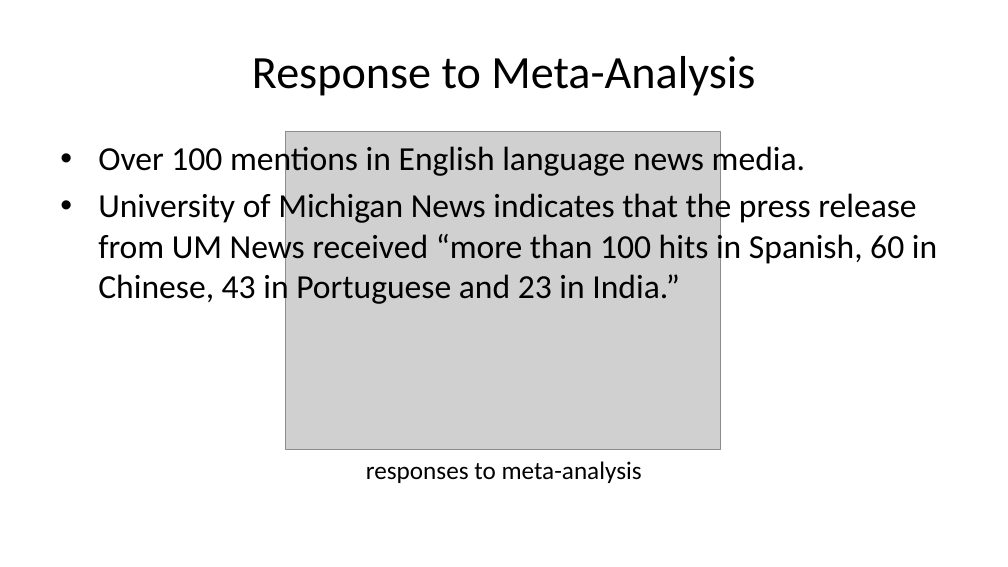
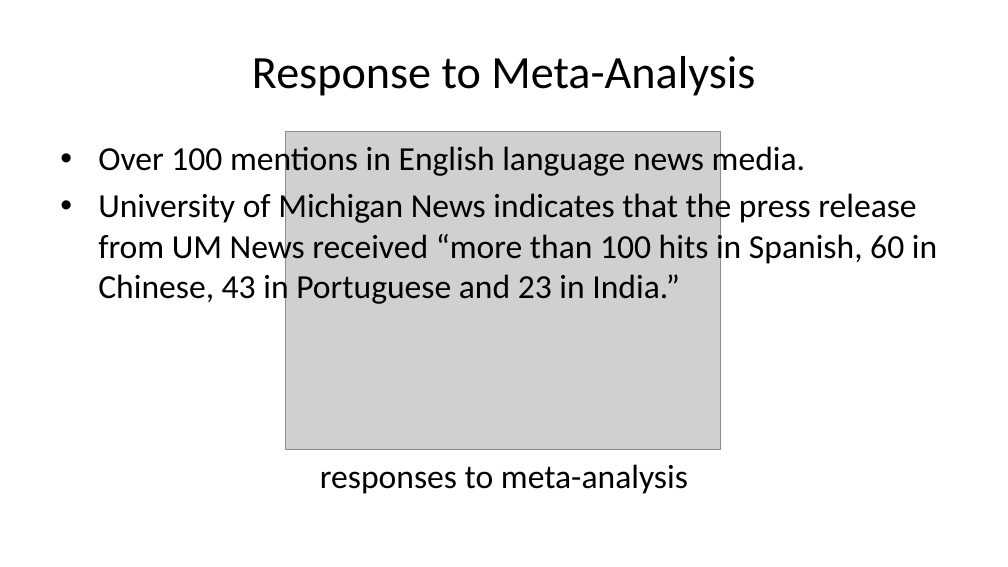
Before and after one commit to agrogan1/toward-childhoods-free-from-violence, a slide deck: slide 9 of index.pptx. Drawn at 1008x567 pixels with LibreOffice and Linux fonts; fonts in the diff are those of the drawing; grey boxes stand for pictures. Boxes give left, top, right and bottom in pixels: in the first picture for what was removed or moved away, otherwise in the second. Text is boxed around its words. In the diff, an @@ line names an element or a change of style, - is before the commit and + after.

```diff
--- a/index.pptx
+++ b/index.pptx
@@ text "responses to meta-analysis" at (x1=320, y1=464, x2=688, y2=494): size 18 to 24 pt; more space between paragraphs @@
```
Also in this commit, not shown: 2 other slides changed, 3 other files.
